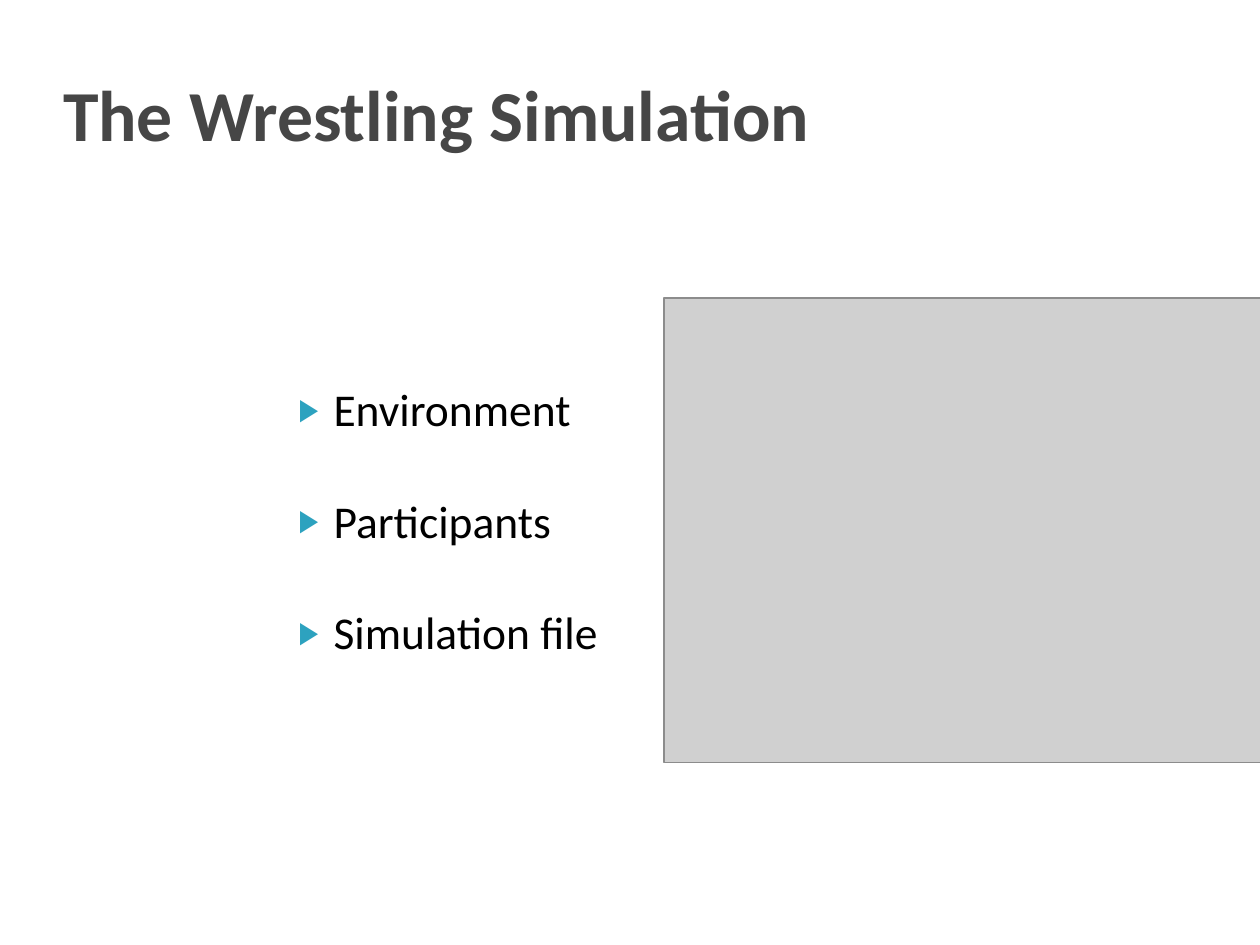
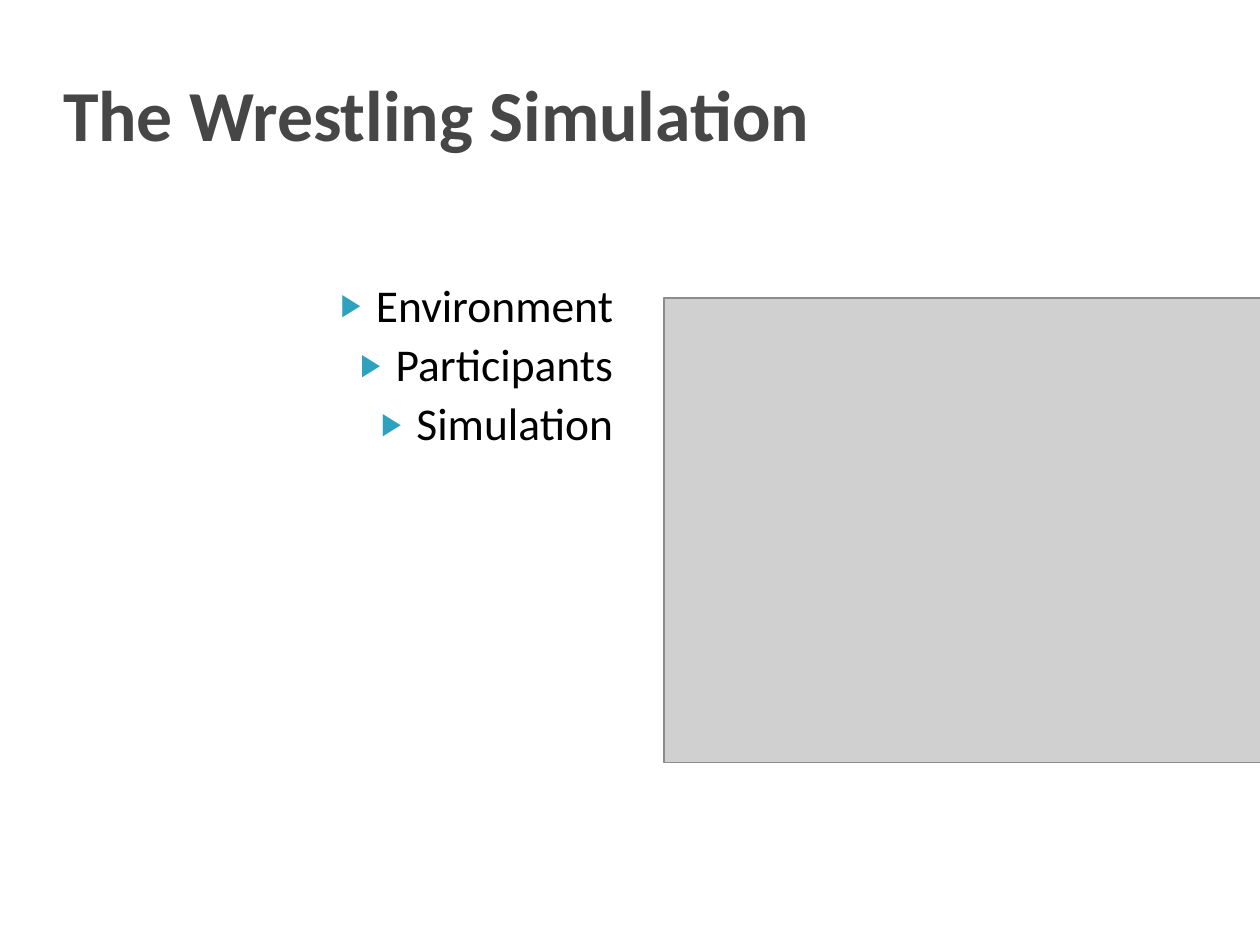
Before and after one commit to dcoli/plt4115, a slide deck: slide 3 of src/compiler/doc/rumble.odp. Drawn at 1260x945 pixels with LibreOffice and Linux fonts; fonts in the diff are those of the drawing; grey boxes stand for pictures. Boxes give left, top, right and bottom in pixels: in the first picture for what was removed or moved away, otherwise in the second. Text is boxed around its words. In the diff, an @@ line names an element or a change of style, - is before the commit and + after.

```diff
--- a/src/compiler/doc/rumble.odp
+++ b/src/compiler/doc/rumble.odp
@@ text "Environment": place and size @@
-text "Environment" at bbox=[334, 394, 597, 650]
+text "Environment" at bbox=[376, 290, 613, 441]
@@ text at bbox=[376, 290, 613, 389]: alignment left to right @@
@@ text at bbox=[416, 408, 613, 441]: text changed @@
-▶ Simulation file
+▶ Simulation
```
Also in this commit, not shown: 5 other slides changed, 2 other files.
